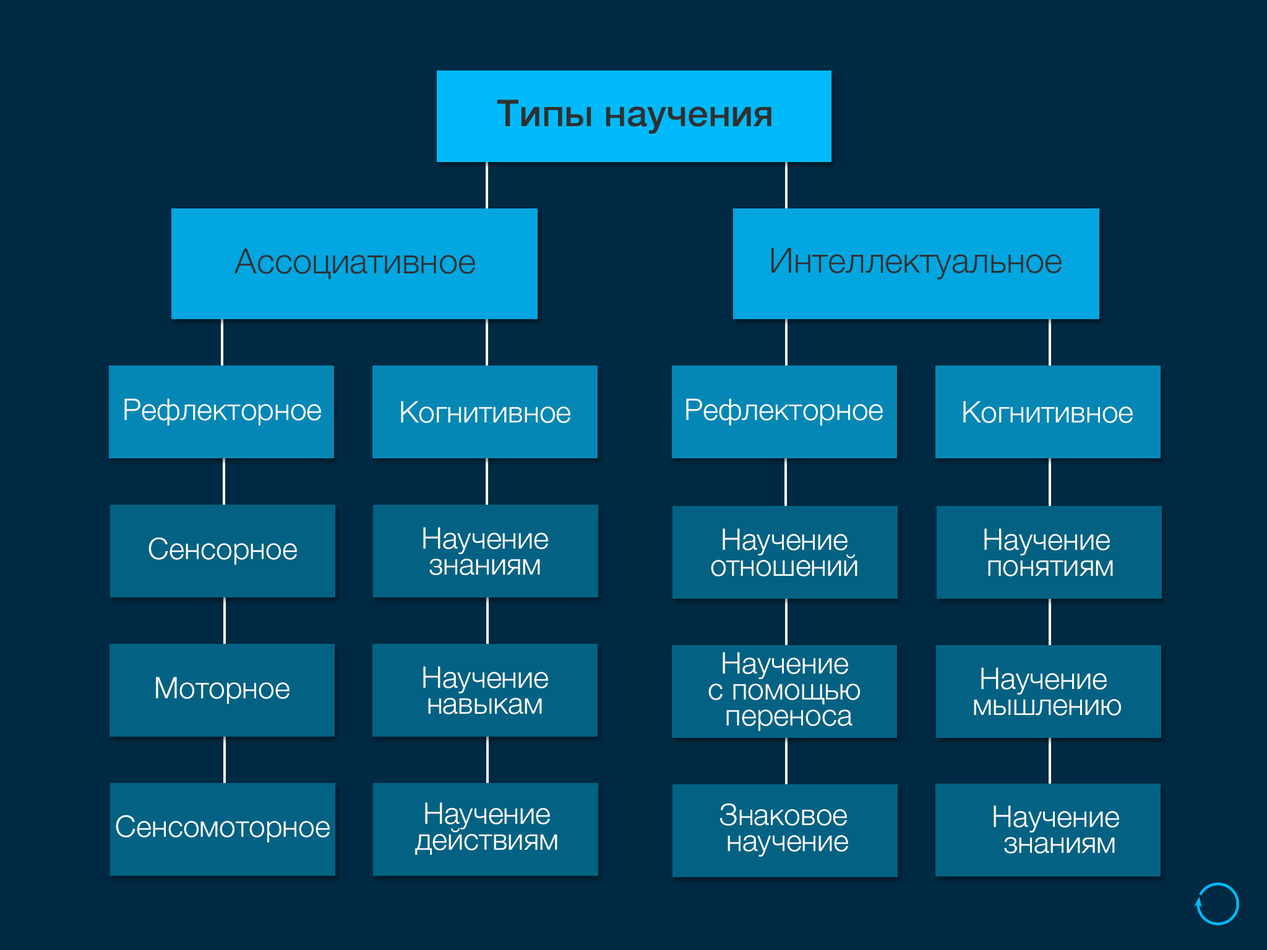
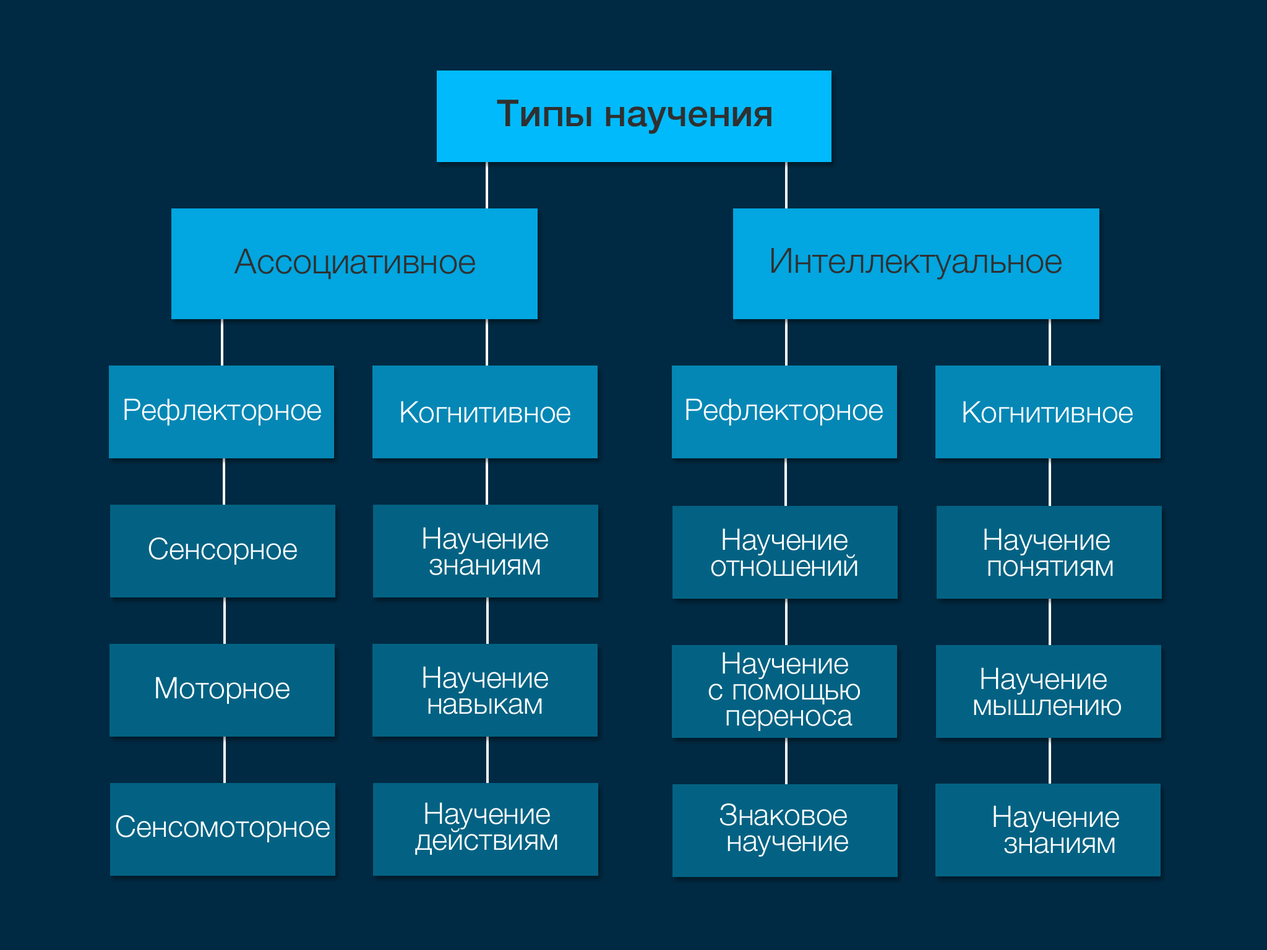
The second 1267px x 950px image is a revision of the first. Changes to its layers:
renamed "Интеллектуальное" to "#c absolute", moved it above "#c absolute", painted on it over [435, 99, 1062, 280]
renamed "Ассоциативное" to "#c absolute", moved it above "#c absolute", painted on it over [233, 248, 476, 280]
removed layer "Типы научения" over [496, 99, 772, 135]
removed layer "Rectangle 1 copy 18" over [993, 805, 1119, 854]
removed layer "Rectangle 1 copy 17" over [973, 667, 1121, 716]
removed layer "Rectangle 1 copy 16" over [984, 528, 1113, 577]
removed layer "Rectangle 1 copy 15" over [719, 803, 848, 857]
removed layer "Rectangle 1 copy 14" over [708, 651, 860, 727]
removed layer "Rectangle 1 copy 13" over [710, 528, 858, 577]
removed layer "Rectangle 1 copy 12" over [415, 802, 558, 855]
removed layer "Rectangle 1 copy 10" over [423, 526, 548, 576]
removed layer "Rectangle 1 copy 2" over [773, 248, 1062, 280]
removed layer "Rectangle 1 copy" over [233, 248, 476, 280]
removed layer "Rectangle 1" over [496, 99, 772, 135]
renamed "Layer 0" to "#c absolute", moved it above "#c absolute", painted on it over [115, 99, 1239, 926]
renamed "Научение знаниям" to "#c absolute", moved it above "#c absolute", painted on it over [423, 526, 548, 576]
renamed "Научение отношений" to "#c absolute", moved it above "#c absolute", painted on it over [710, 528, 858, 577]
renamed "Научение понятиям" to "#c absolute", painted on it over [984, 528, 1113, 577]
renamed "Научение с помощью переноса" to "#c absolute", painted on it over [708, 651, 860, 727]
renamed "Научение мышлению" to "#c absolute", moved it above "#c absolute", painted on it over [973, 667, 1121, 716]
renamed "Научение действиям" to "#c absolute", painted on it over [415, 802, 558, 855]
renamed "Знаковое научение" to "#c absolute", moved it above "#c absolute", painted on it over [719, 803, 848, 857]
…and 18 more changes (9 painted, 9 removed, 9 renamed, 9 stack)
